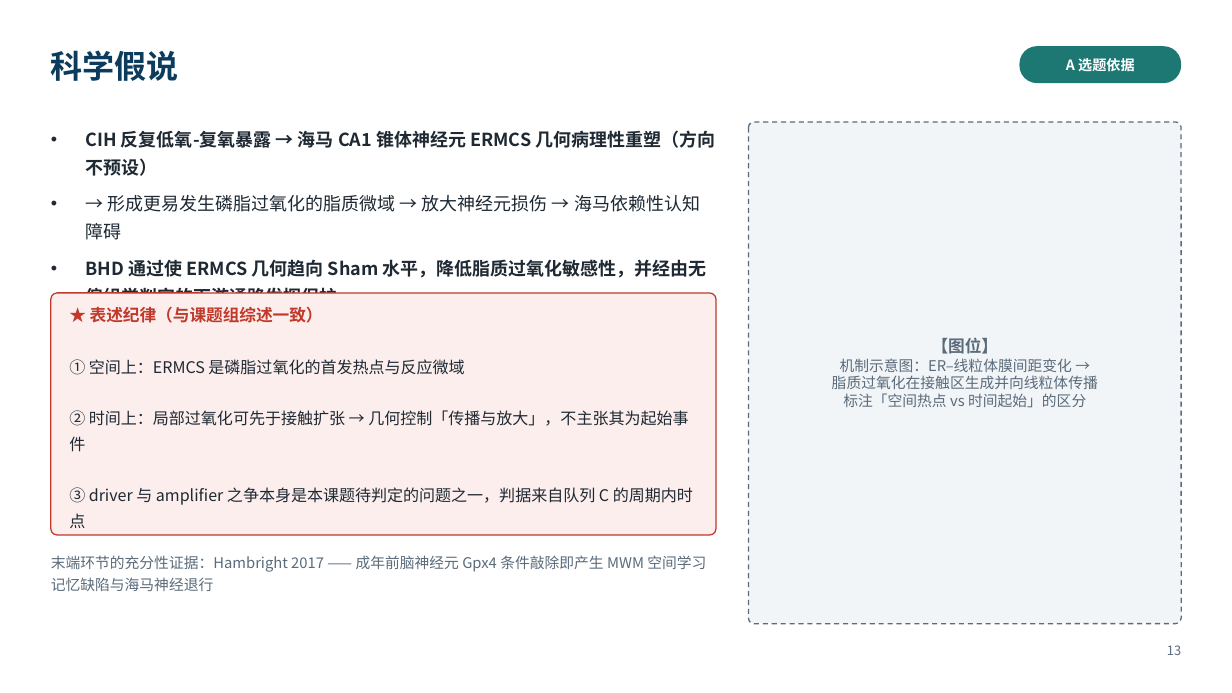
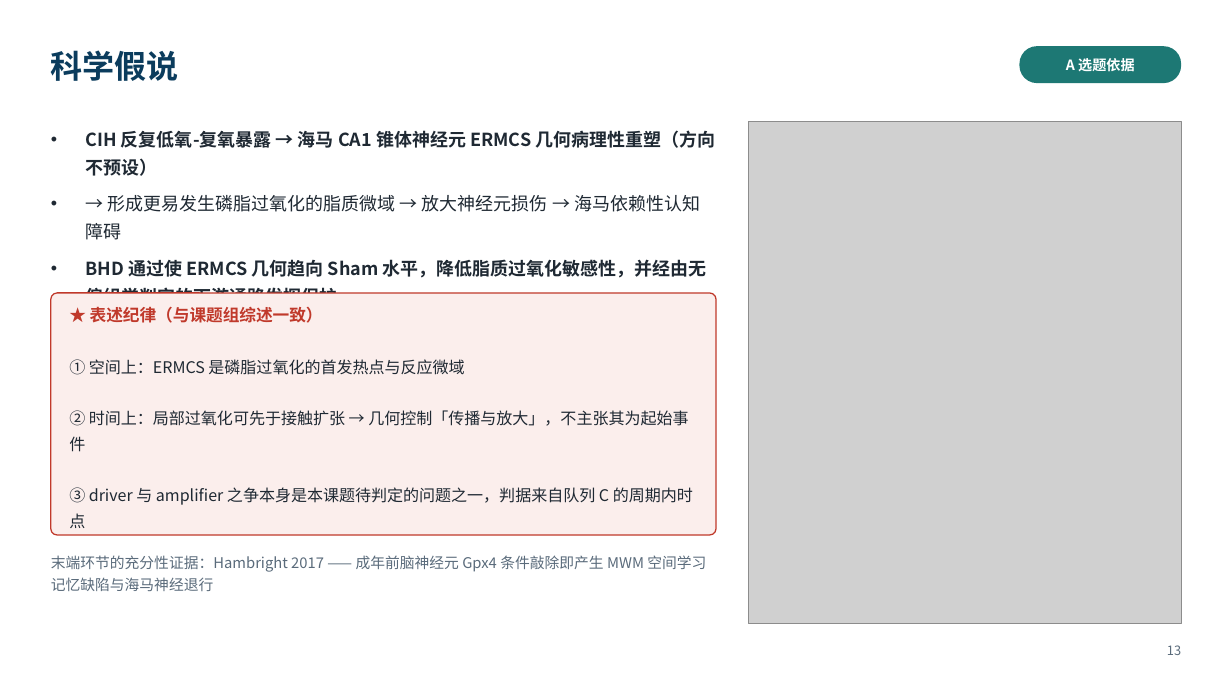
Before and after one commit to xoaiquynhanh17228kk-sketch/test, a slide deck: slide 13 of 开题报告_骨架.pptx. Drawn at 1232x693 pixels with LibreOffice and Linux fonts; fonts in the diff are those of the drawing; grey boxes stand for pictures. Boxes give left, top, right and bottom in pixels: in the first picture for what was removed or moved away, otherwise in the second. Text is boxed around its words. In the diff, an @@ line names an element or a change of style, - is before the commit and + after.

```diff
--- a/开题报告_骨架.pptx
+++ b/开题报告_骨架.pptx
@@ rounded rectangle removed at (749,122,1181,624) @@
@@ picture added at (749,122,1181,624) @@
@@ text removed at (832,337,1098,408) @@
-【图位】
-机制示意图：ER–线粒体膜间距变化 →
-脂质过氧化在接触区生成并向线粒体传播
-标注「空间热点 vs 时间起始」的区分
```
Also in this commit, not shown: 22 other slides changed, 26 other files.
